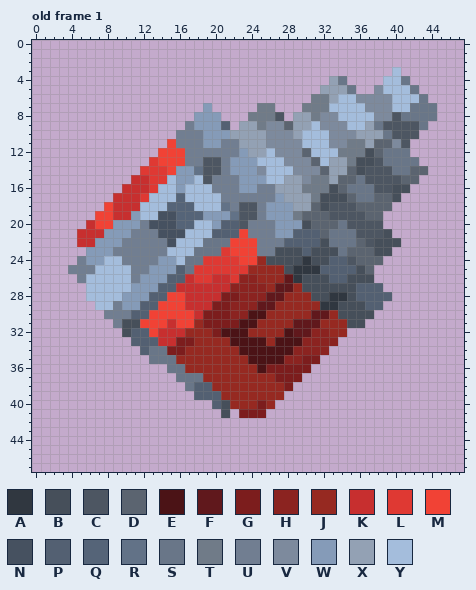
Edited in one commit: animated GIF sprite (site/img/mcc/cos/accessories/DrillArm.gif). Above: the version before the commit.
The file is 48x48 pixels. Colours within 5 levels of each other are drawn and written as one. Shown: old frame 1. The commit also changed other frames, which this record leaves out.
Palette (. is transparent): A #303740  B #464f5a  C #4d5662  D #5b6470  E #4b1316  F #60181c  G #7c1d1d  H #8b2320  J #962921  K #c72f2f  L #df3933  M #f14235  N #465160  P #536072  Q #556478  R #627287  S #697688  T #707b88  U #717e91  V #7d8a9d  W #859bb8  X #93a1b4  Y #a4bddc
Now the later version:
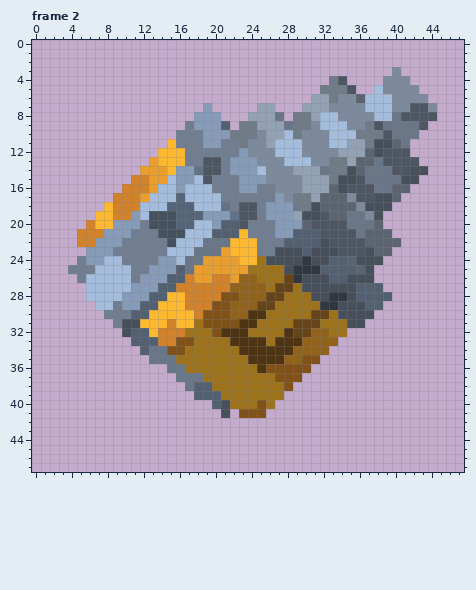
A new or re-ordered frame is compared with the old frame closest to it.
Changes in this commit:
frames 1 -> 2
@@ palette @@
-E #4b1316
+E #4e3413
-F #60181c
+F #654419
-G #7c1d1d
+G #81511a
-H #8b2320
+H #91621c
-J #962921
+J #9c721d
-K #c72f2f
+K #d1822a
-L #df3933
+L #e99e2d
-M #f14235
+M #fcb82f
--- frame 2 is new; against old frame 1
@@ x 0..47 @@
  2 ................................................
- 3 ........................................Y.......
- 4 .................................XS....YYS......
- 5 ................................XXXS..VYYYS.....
- 6 ...............................TTXYYVVVVYYYS....
- 7 ...................W.....TT...TTTYYYYVVVYYSSS...
- 8 ..................WWW...TTTC.XXTVVYYYYVVCSSSS...
- 9 .................UWWWP.XXTVVDXXYVVVYYXSCCCCS....
-10 ................UUUWWWXXXXVVVXYYYVVVXXXSCCC.....
-11 ...............MUUUWWUUXXXVVVVYYYVVTTXDDVC......
-12 ..............MMMUUUUUUWXXYVVVDYYYTTTBDSSS......
-13 .............LMMMUUCCUWWWYYYVVVDYXXTBBCSSSS.....
-14 ............LLLMWWRCCUWWWVYYYVVVDXXDBCCCSSDD....
-15 ...........KKLLYWWYCUUUWWWYYXXVTTXDDSCCCCDD.....
-16 ..........KKKLYYWYYYUUUWWUUXXXTTTBDSSSCCBB......
-17 .........KKKLYYYQYYYYUUUUUUWXXXTBBBDSSDDB.......
-18 ........MKKKYYYQQQYYYRUCCUWWWXXDBCCCDDDD........
-19 .......MMKKWYYNNQQQWWWRCCUWWWTDDDCCCCDD.........
-20 ......KMMWWWUNNNQQYYWPPCUUUWWWBDDDSCCCC.........
-21 .....KKKWWWUUUNNNYYYPPPMUUUWWPPPDSSSCCCB........
-22 .....KKWWWUUUUUNYYYSSSMMMUUUPPPPBSSSDCBBB.......
-23 ......WWWUUUUUUYYYSSSLMMMUUBBBPBBBSDDDBB........
-24 .....UWWYYUUUUWWYSSLLLLMMJBBBBABBPPCDDD.........
-25 ....UUUYYYYUUWWWPSLLLLLLJJJJBAAAPPPPBD..........
+ 3 ........................................V.......
+ 4 .................................TC....VVV......
+ 5 ................................TTTC..YVVVV.....
+ 6 ...............................XXTVVDYYYVVVV....
+ 7 ...................W.....XX...XXXVVVVYYYVVCCV...
+ 8 ..................WWW...XXXS.TTXYYVVVVYYSCCCC...
+ 9 .................UWWWP.TTXXXSTTVYYYVVTCSSSSC....
+10 ................UUUWWWTTTVXXYTVVVYYYTTTCSSS.....
+11 ...............MUUUWWUUTVVXYYYVVVYYXXTBBDS......
+12 ..............MMMUUUUUUWVVVYYYVVVVXXXDBCCC......
+13 .............LMMMUUCCUWWWVVVYYYVVTTXDDSCCCC.....
+14 ............LLLMWWRCCUWWWYVVVXXXSTTBDSSSCCBB....
+15 ...........KKLLYWWYCUUUWWWVVVVXXXTBBCSSSSBB.....
+16 ..........KKKLYYWYYYUUUWWUUVVVXXXDBCCCSSDD......
+17 .........KKKLYYYQYYYYUUUUUUWVTTXDDDVCCBBD.......
+18 ........MKKKYYYQQQYYYRUCCUWWWTTBDDDDVBBB........
+19 .......MMKKWYNNNQQQWWWRCCUWWWXBBCDDSSVB.........
+20 ......KMMWWWUNNNQQYYWPPCUUUWWWDCCCCSSSD.........
+21 .....KKKWWWUUUNNNYYYPPPMUUUWWPPPCCCCSDDD........
+22 .....KKWWWUUUUUNYYYSSSMMMUUUPPPPBCCCCDDDD.......
+23 ......WWWUUUUUUYYYSSSLMMMUUBBBPBBBCCCBDD........
+24 .....UWWYYUUUUWWYSSLLLLMMJBBBBABBPPDBBB.........
+25 ....UUUYYYYUUWWWPSLLLLLLJJJJBAAAPPPPDB..........
 26 .....UYYYYYUWWWPPKLLKKLHHJJJFABBBPPBBB..........
Boxes around the changes in both pictures, in picture pixels (x1, y1, x2, y2):
changed: (77, 67, 437, 418)
